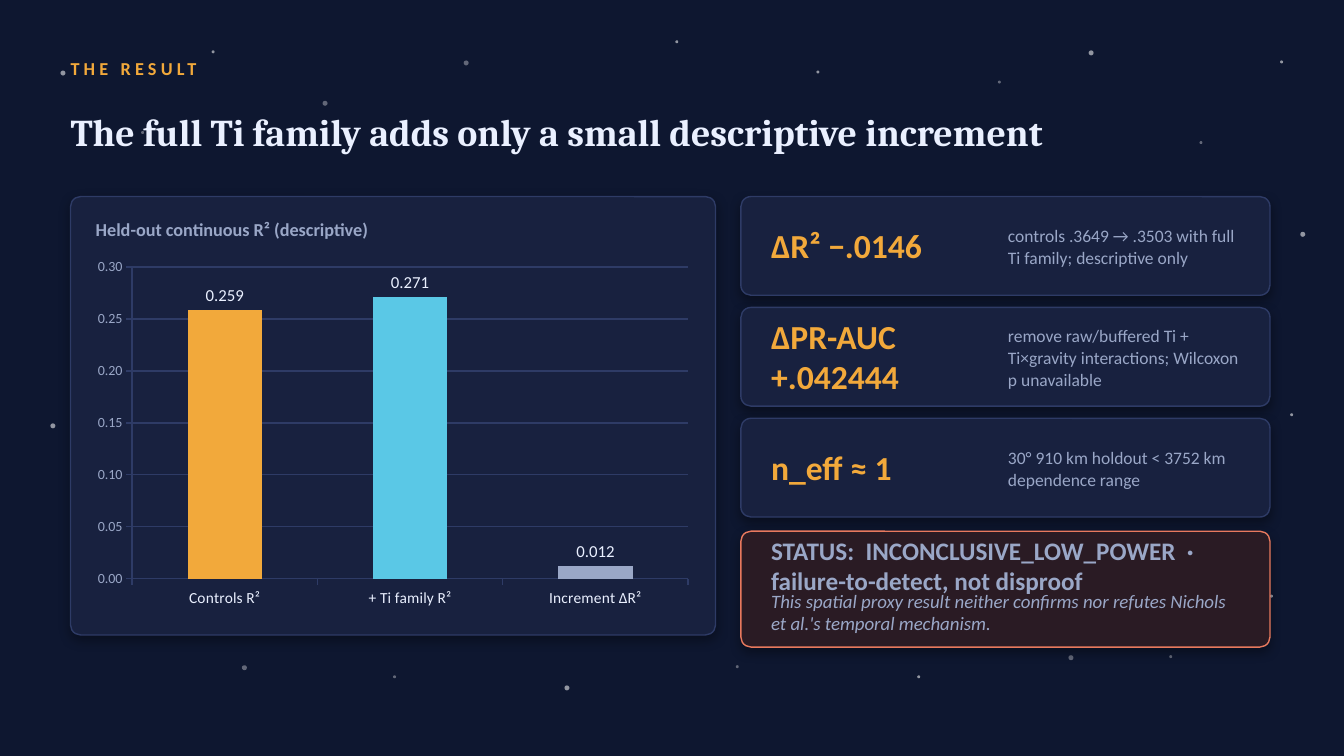
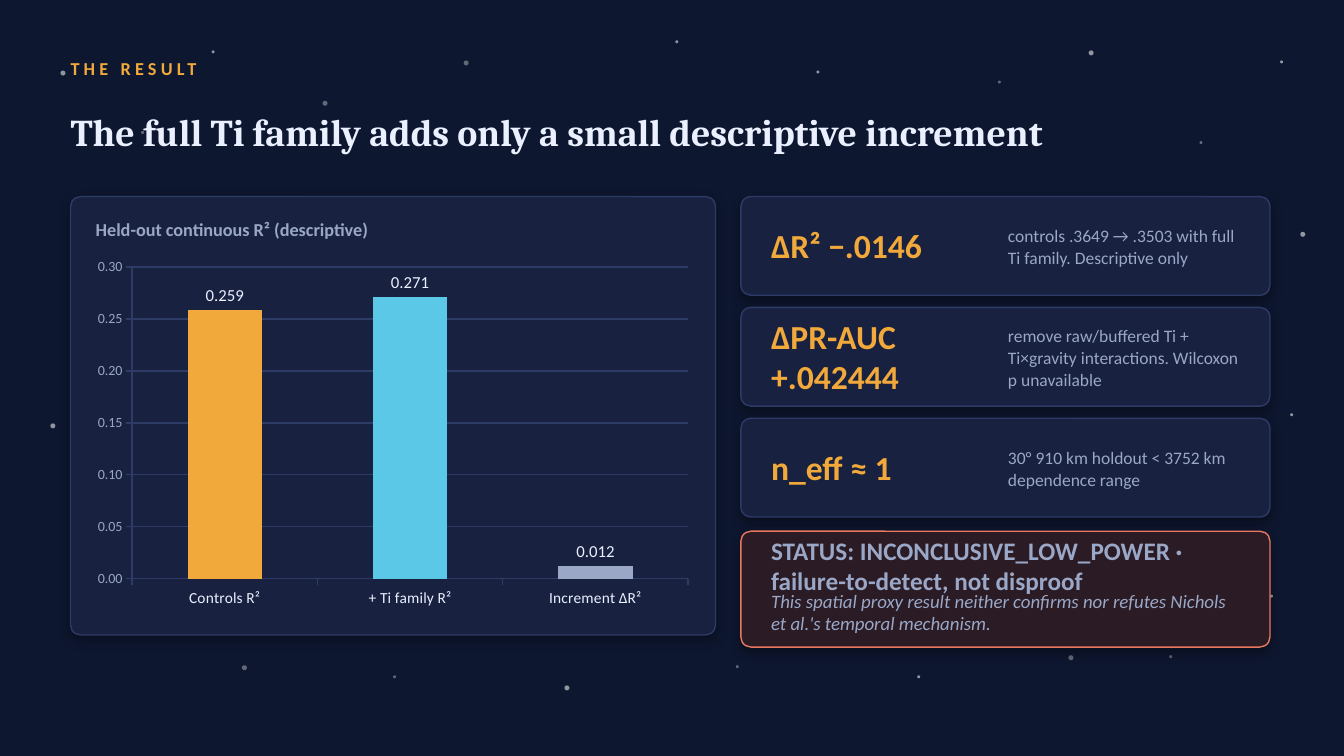
Before and after one commit to lemoon01110/Lunar-Titanium-Magnetism, a slide deck: slide 9 of Paper-and-Pitch/Pitch.pptx. Drawn at 1344x756 pixels with LibreOffice and Linux fonts; fonts in the diff are those of the drawing. Boxes give left, top, right and bottom in pixels: in the first picture for what was removed or moved away, otherwise in the second. Text is boxed around its words. In the diff, an @@ line names an element or a change of style, - is before the commit and + after.

```diff
--- a/Paper-and-Pitch/Pitch.pptx
+++ b/Paper-and-Pitch/Pitch.pptx
@@ text at (1008,230,1235,267): text changed @@
-controls .3649 → .3503 with full Ti family; descriptive only
+controls .3649 → .3503 with full Ti family. Descriptive only
@@ text at (1008,330,1238,389): text changed @@
-remove raw/buffered Ti + Ti×gravity interactions; Wilcoxon p unavailable
+remove raw/buffered Ti + Ti×gravity interactions. Wilcoxon p unavailable
@@ text "STATUS: INCONCLUSIVE_LOW_POWER · failure-to-detect, not ..." rewrapped from (771,543,1176,597) to (771,543,1170,597) @@
```
Also in this commit, not shown: 9 other slides changed, 14 other files.
